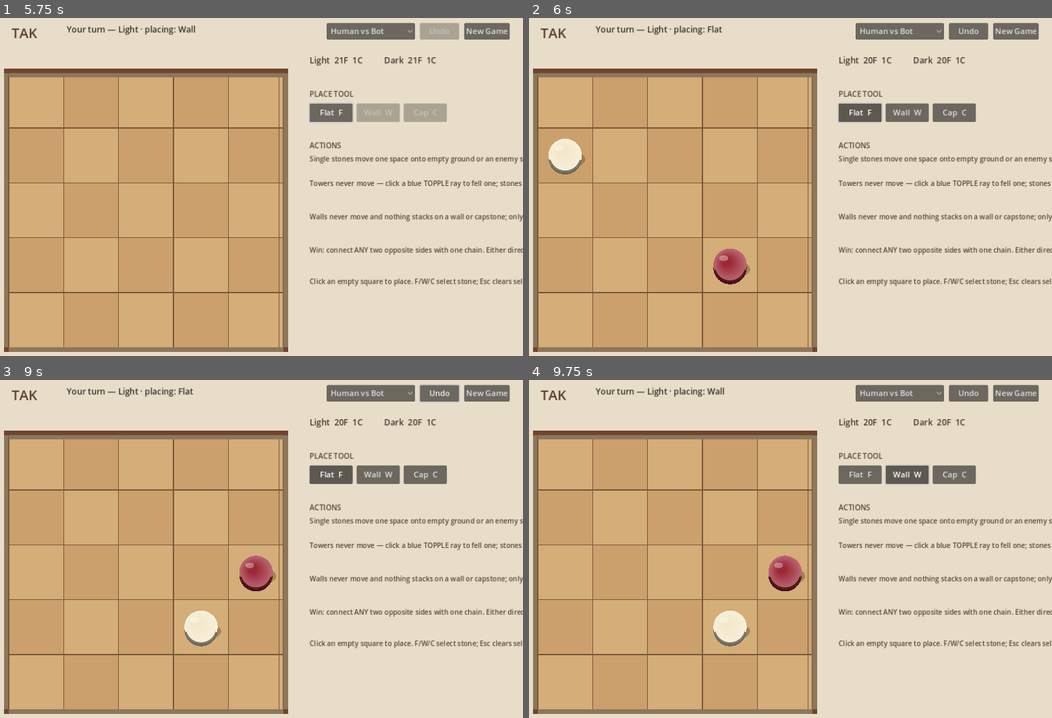
Above: before the commit, frames 1-4 (two rows, left to right).
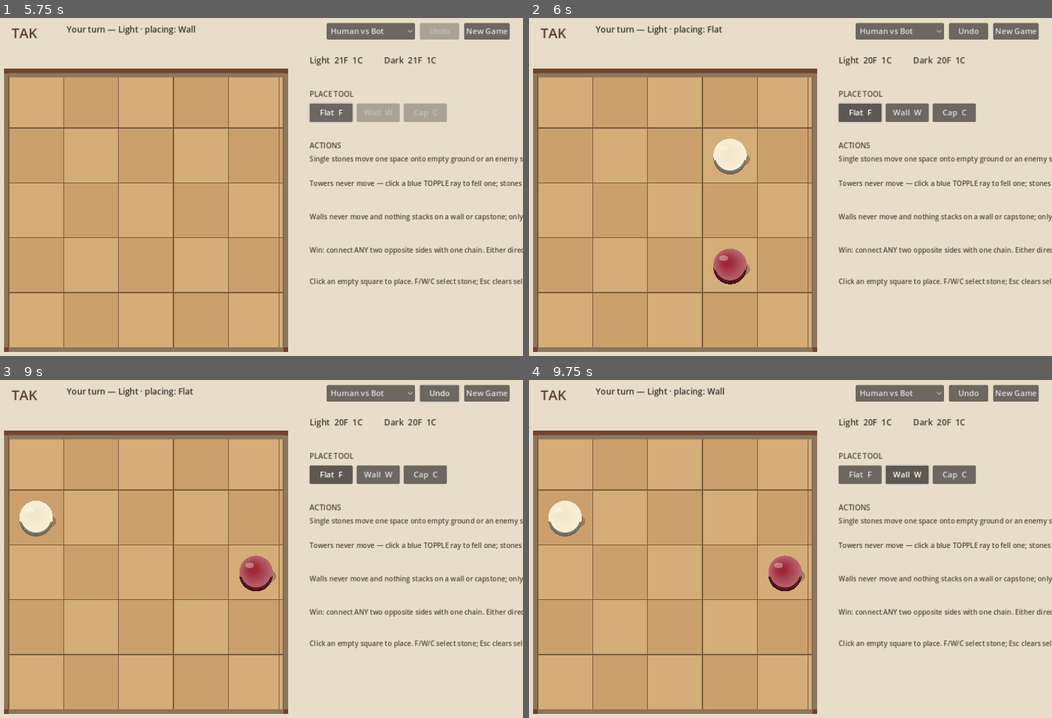
Above: after the commit, the same moments.

Repository: orbitmechanic/tak
Game: Godot game, scene res://scenes/Main.tscn
The game is run twice, just before and just after one commit, with the same random seed, the same clock (stepped at 60 frames per second) and the same inputs.
Inputs (mouse positions are in pixels of both pictures, inside the frame that each line leads up to):
- Up to frame 1 (5.75 s): click "New Game" at 0.5 s; click "New Game" at 1.25 s; click "Human vs Bot" at 2 s; click "Flat F" at 2.75 s; tap A at 3.5, 4.25, 5 s; move the mouse to (371, 176) at 3.52 s; hold W 3.53-4.28 s; tap F at 3.6 s; click (371, 176) at 3.67 s; move the mouse to (146, 214) at 4.27 s; tap C at 4.35 s; move the mouse to (308, 112) at 5.02 s; hold W from 5.03 s (still down); tap Z at 5.1 s
- Up to frame 2 (6 s): keep holding W; tap A at 5.75 s; move the mouse to (753, 268) at 5.77 s; tap F at 5.85 s; click (753, 268) at 5.92 s
- Up to frame 3 (9 s): release W at 6.5 s; click "Undo" at 6.5 s; tap A at 7.25, 8 s; move the mouse to (413, 613) at 7.27 s; tap C at 7.35 s; move the mouse to (88, 501) at 8.02 s; tap Z at 8.1 s; move the mouse to (282, 555) at 8.77 s; tap F at 8.85 s; click (282, 555) at 8.92 s
- Up to frame 4 (9.75 s): click "Wall W" at 9.5 s

Frame 1 is identical in both runs. In frame 2, 1.1% of the frame differs, in the area x 3-43%, y 35-47%; in frame 3, 1.1%; in frame 4, 1.1%.

Commit message:
Capstone may only flatten the enemy's wall (own-color wall entry rejected like any own-color landing); stack invariants now strictly alternating with no exceptions; +1 test (45 total)

Diff:
--- a/Probe.gd
+++ b/Probe.gd
@@ -62,7 +62,7 @@
 			if layer < height - 1:
 				if type == TakState.WALL or type == TakState.CAPSTONE:
 					return "buried blocker at cell %d layer %d" % [cell, layer]
-				if owner == state.piece_owner(cell, layer + 1) and state.piece_type(cell, layer + 1) != TakState.CAPSTONE:
+				if owner == state.piece_owner(cell, layer + 1):
 					return "same-color adjacency at cell %d layer %d" % [cell, layer]
 			elif type == TakState.WALL and height > 1:
 				return "wall above others at cell %d" % cell
@@ -147,6 +147,11 @@
 	cap.apply_move(move)
 	var toppled: bool = int(cap.heights[11]) == 2 and cap.piece_type(11, 0) == TakState.FLAT and cap.piece_owner(11, 0) == 1 and cap.piece_type(11, 1) == TakState.CAPSTONE
 	_check("lone capstone flattens enemy wall and rests on it", legal and toppled, "capstone wall entry wrong")
+	var own: TakState = _normal_state()
+	own.current = 0
+	_put(own, 10, 0, TakState.CAPSTONE)
+	_put(own, 11, 0, TakState.WALL)
+	_check("capstone may not flatten its owner's wall", not own.is_legal(_move(10, 0)), "capstone entered own-color wall")
 	var own_wall: TakState = _normal_state()
 	own_wall.current = 0
 	_put(own_wall, 12, 0, TakState.WALL)
--- a/scripts/main.gd
+++ b/scripts/main.gd
@@ -232,7 +232,7 @@
 	_add_label("ACTIONS", Vector2(665, 263), Vector2(150, 25), 15, Color("#554533"))
 	_add_label("Single stones move one space onto empty ground or an enemy stone.", Vector2(665, 291), Vector2(390, 48), 14, Color("#51473d"))
 	_add_label("Towers never move — click a blue TOPPLE ray to fell one; stones land alternating on empty or enemy tops.", Vector2(665, 341), Vector2(390, 60), 14, Color("#51473d"))
-	_add_label("Walls never move and nothing stacks on a wall or capstone; only a lone capstone may flatten a wall.", Vector2(665, 409), Vector2(390, 60), 14, Color("#51473d"))
+	_add_label("Walls never move and nothing stacks on a wall or capstone; only a lone capstone may flatten an ENEMY wall.", Vector2(665, 409), Vector2(390, 60), 14, Color("#51473d"))
 	_add_label("Win: connect ANY two opposite sides with one chain. Either direction wins for either player.", Vector2(665, 477), Vector2(400, 60), 14, Color("#51473d"))
 	_add_label("Click an empty square to place. F/W/C select stone; Esc clears selection.", Vector2(665, 541), Vector2(390, 48), 14, Color("#51473d"))
 
--- a/scripts/tak_state.gd
+++ b/scripts/tak_state.gd
@@ -179,7 +179,7 @@
 	if top == CAPSTONE:
 		return false
 	if top == WALL:
-		return stone_type == CAPSTONE
+		return stone_type == CAPSTONE and piece_owner(destination) != current
 	if top == FLAT:
 		return piece_owner(destination) != current
 	return true
Not shown, changed: README.md
